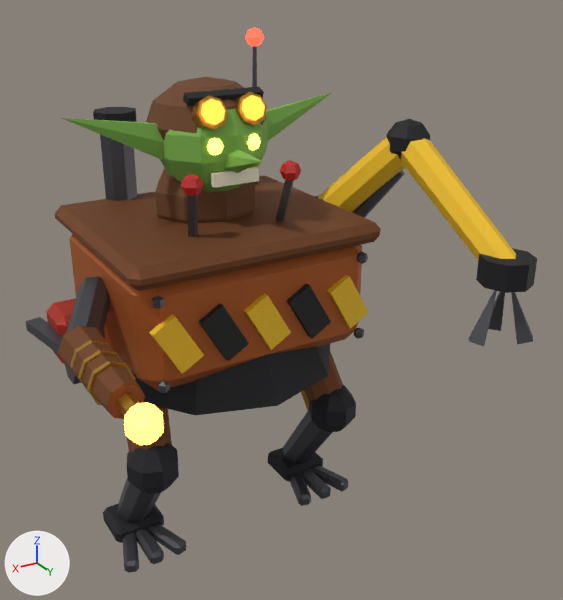
One commit to the glTF model assets/models/heroes/zix.glb: the scene before it, then after it.
Rendered twice from a camera (50 mm lens) standing at (1.3, 2.69, 2.3) and looking at (-0.18, 0.23, 1.07). Arrows for +X, +Y and +Z are at lower left; the lights stay in place. The older version comes first. Vertices at exactly the same position are counted once.

Names of what the first picture shows: 'zix_body'.
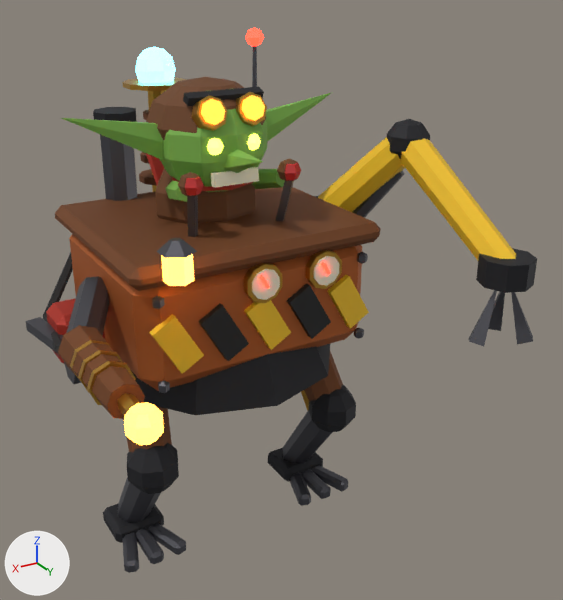
Boxes (x1, y1, x2, y2) around the edits, measured in the pictures (563 x 600 px):
part 1 of me_zix_mesh, added
    after: (139, 169, 157, 186)
part 2 of me_zix_mesh, added
    after: (140, 152, 149, 164)
part 3 of me_zix_mesh, added
    after: (143, 110, 149, 120)
part 4 of me_zix_mesh, added
    after: (135, 47, 176, 84)
part 5 of me_zix_mesh, added (mostly hidden)
    after: (148, 90, 166, 192)
part 6 of me_zix_mesh, added (orange)
    after: (123, 78, 187, 91)
part 7 of me_zix_mesh, added (orange)
    after: (305, 250, 342, 289)
part 8 of me_zix_mesh, added (orange)
    after: (243, 263, 282, 303)
part 9 of me_zix_mesh, added (pale yellow)
    after: (313, 256, 340, 286)
part 10 of me_zix_mesh, added (pale yellow)
    after: (252, 269, 280, 300)
part 11 of me_zix_mesh, added
    after: (161, 254, 194, 286)
part 12 of me_zix_mesh, added
    after: (178, 172, 204, 196)
part 13 of me_zix_mesh, added
    after: (277, 159, 300, 181)
part 14 of me_zix_mesh, added (mostly hidden)
    after: (172, 177, 253, 191)
part 15 of me_zix_mesh, added
    after: (26, 27, 404, 573)

The edits, one by one:
Material 'm_f0ead0_46' (mat_m_f0ead0_46) is new.
Its base color is (0.871, 0.823, 0.631) (pale yellow #f0ead0).
Its roughness is 0.4.
Material 'm_6fe8ff_45' (mat_m_6fe8ff_45) is new.
Its base color is (0.159, 0.807, 1.0) (cyan #6fe8ff).
Its roughness is 0.2.
Its emission color is (0.159, 0.807, 1.0) (cyan #6fe8ff).
Its emission strength is 4.0.
Material 'm_b03020_47' (mat_m_b03020_47) is new.
Its base color is (0.434, 0.0296, 0.0144) (red #b03020).
Its roughness is 0.85.
me_zix_mesh is used by ob_zix_body; location (0.0, 0.0, 0.0).
me_zix_mesh had 1294 vertices, 2304 faces and spanned x -0.84..0.74, y -0.51..0.98, z 0.01..2.06.
me_zix_mesh now has 3091 vertices, 5715 faces and spans x -0.84..0.74, y -0.64..0.98, z 0.01..2.06.
me_zix_mesh part 1: a new loose piece, a 10-sided cylinder along z spanning x -0.095..0.095, y -0.6..-0.4, z 1.425..1.455, in mat_m_7a4a2a_39 (brown #7a4a2a).
me_zix_mesh part 2: a new loose piece, a 10-sided cylinder along z spanning x -0.084..0.084, y -0.588..-0.412, z 1.515..1.545, in mat_m_7a4a2a_39 (brown #7a4a2a).
me_zix_mesh part 3: a new loose piece, a 10-sided cylinder along z spanning x -0.061..0.061, y -0.564..-0.436, z 1.695..1.725, in mat_m_7a4a2a_39 (brown #7a4a2a).
me_zix_mesh part 4: a new loose piece, an icosphere of 80 faces spanning x -0.09..0.09, y -0.59..-0.41, z 1.81..1.99, in mat_m_6fe8ff_45 (cyan #6fe8ff, glowing cyan #6fe8ff).
me_zix_mesh part 5: a new loose piece, an 8-sided cylinder along z spanning x -0.05..0.05, y -0.55..-0.45, z 1.33..1.83, in mat_m_d0a040_46 (orange #d0a040).
me_zix_mesh part 6: a new loose piece, a 10-sided cylinder along z spanning x -0.133..0.133, y -0.64..-0.36, z 1.83..1.85, in mat_m_d0a040_46 (orange #d0a040).
me_zix_mesh part 7: a new loose piece, a 10-sided cylinder along y spanning x -0.311..-0.169, y 0.42..0.45, z 1.185..1.335, in mat_m_d0a040_46 (orange #d0a040).
me_zix_mesh part 8: a new loose piece, a 10-sided cylinder along y spanning x -0.051..0.091, y 0.42..0.45, z 1.185..1.335, in mat_m_d0a040_46 (orange #d0a040).
me_zix_mesh part 9: a new loose piece, a 10-sided cylinder along y spanning x -0.295..-0.185, y 0.422..0.458, z 1.202..1.318, in mat_m_f0ead0_46 (pale yellow #f0ead0).
me_zix_mesh part 10: a new loose piece, a 10-sided cylinder along y spanning x -0.035..0.075, y 0.422..0.458, z 1.202..1.318, in mat_m_f0ead0_46 (pale yellow #f0ead0).
me_zix_mesh part 11: a new loose piece, a 6-sided cylinder along z spanning x 0.337..0.423, y 0.47..0.57, z 1.37..1.47, in mat_m_ffb040_47 (orange #ffb040, glowing orange #ffb040).
me_zix_mesh part 12: a new loose piece, a UV sphere (6 segments, 4 rings, poles along z) spanning x 0.161..0.239, y 0.205..0.295, z 1.555..1.645, in mat_m_6a4020_45 (brown #6a4020).
me_zix_mesh part 13: a new loose piece, a UV sphere (6 segments, 4 rings, poles along z) spanning x -0.239..-0.161, y 0.205..0.295, z 1.555..1.645, in mat_m_6a4020_45 (brown #6a4020).
me_zix_mesh part 14: a new loose piece, an 8-sided cut cone along z (radius 0.17 at the low end, 0.15 at the high end) spanning x -0.17..0.17, y -0.17..0.17, z 1.535..1.605, in mat_m_b03020_47 (red #b03020).
me_zix_mesh part 15: 1400 vertices added at x -0.75..0.72, y -0.61..0.58, z 0.01..2.05.
Other edits to the shape of me_zix_mesh do not show in these pictures.
me_zix_mesh gains material mat_m_6fe8ff_45 (cyan #6fe8ff, glowing cyan #6fe8ff).
me_zix_mesh gains material mat_m_f0ead0_46 (pale yellow #f0ead0).
me_zix_mesh gains material mat_m_b03020_47 (red #b03020).
